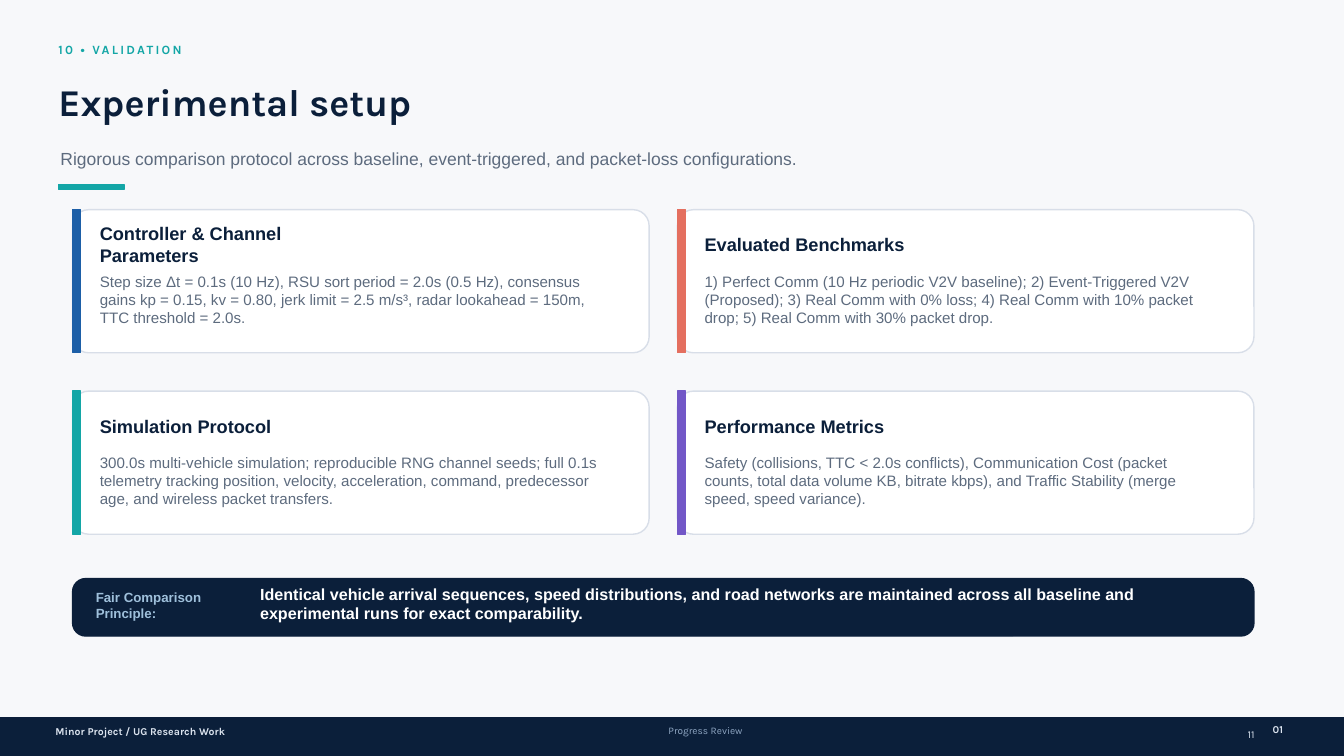
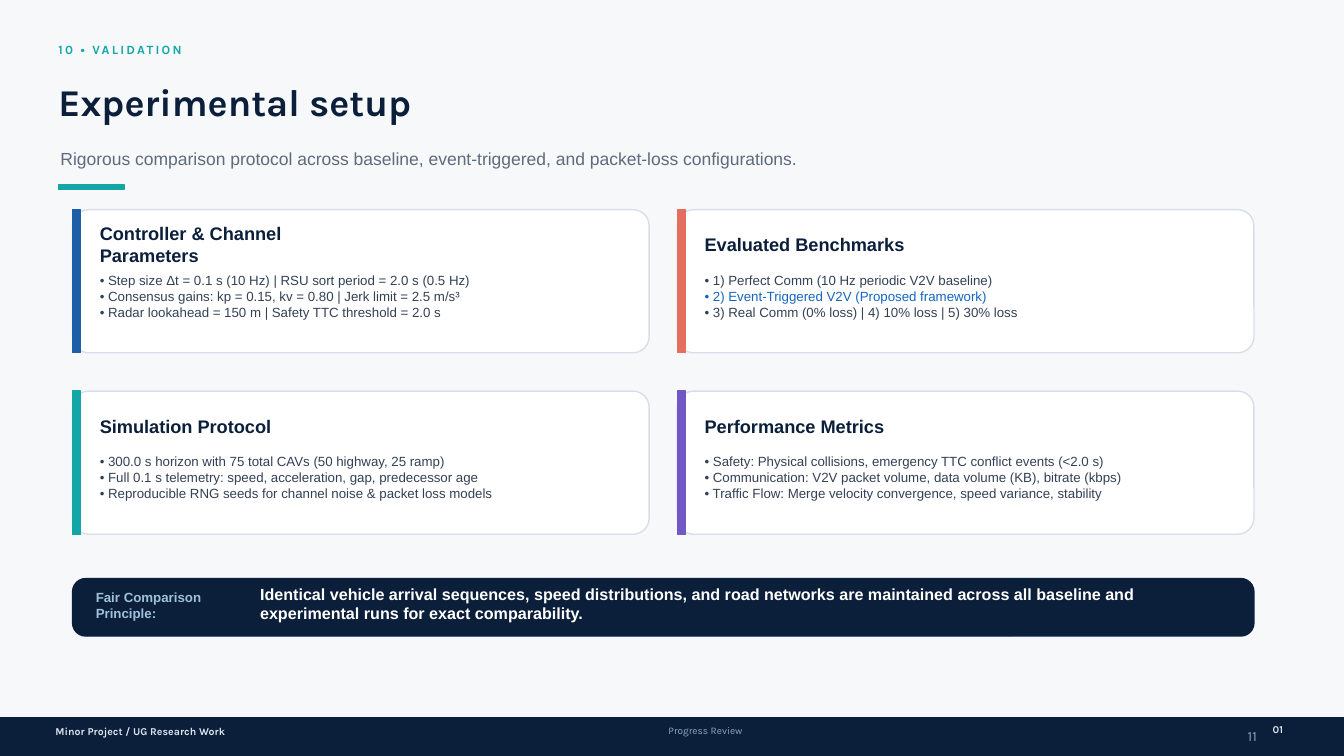
Before and after one commit to swagata025/Rule-based-merging-scenario, a slide deck: slide 11 of Progress_Presentation.pptx. Drawn at 1344x756 pixels with LibreOffice and Linux fonts; fonts in the diff are those of the drawing. Boxes give left, top, right and bottom in pixels: in the first picture for what was removed or moved away, otherwise in the second. Text is boxed around its words. In the diff, an @@ line names an element or a change of style, - is before the commit and + after.

```diff
--- a/Progress_Presentation.pptx
+++ b/Progress_Presentation.pptx
@@ text at bbox=[108, 275, 470, 320]: text changed; size 10.8 to 9.5 pt; text colour #5D6B7E to #334155 @@
-Step size Δt = 0.1s (10 Hz), RSU sort period = 2.0s (0.5 Hz), consensus gains kp = 0.15, kv = 0.80, jerk limit = 2.5 m/s³, radar lookahead = 150m, TTC threshold = 2.0s.
+• Step size Δt = 0.1 s (10 Hz) | RSU sort period = 2.0 s (0.5 Hz)
+• Consensus gains: kp = 0.15, kv = 0.80 | Jerk limit = 2.5 m/s³
+• Radar lookahead = 150 m | Safety TTC threshold = 2.0 s
@@ text at bbox=[713, 275, 1018, 320]: text changed; size 10.8 to 9.5 pt; text colour #5D6B7E to #334155 @@
-1) Perfect Comm (10 Hz periodic V2V baseline); 2) Event-Triggered V2V (Proposed); 3) Real Comm with 0% loss; 4) Real Comm with 10% packet drop; 5) Real Comm with 30% packet drop.
+• 1) Perfect Comm (10 Hz periodic V2V baseline)
+• 2) Event-Triggered V2V (Proposed framework)
+• 3) Real Comm (0% loss) | 4) 10% loss | 5) 30% loss
@@ text at bbox=[108, 456, 492, 501]: text changed; size 10.8 to 9.5 pt; text colour #5D6B7E to #334155 @@
-300.0s multi-vehicle simulation; reproducible RNG channel seeds; full 0.1s telemetry tracking position, velocity, acceleration, command, predecessor age, and wireless packet transfers.
+• 300.0 s horizon with 75 total CAVs (50 highway, 25 ramp)
+• Full 0.1 s telemetry: speed, acceleration, gap, predecessor age
+• Reproducible RNG seeds for channel noise & packet loss models
@@ text at bbox=[713, 456, 1121, 501]: text changed; size 10.8 to 9.5 pt; text colour #5D6B7E to #334155 @@
-Safety (collisions, TTC < 2.0s conflicts), Communication Cost (packet counts, total data volume KB, bitrate kbps), and Traffic Stability (merge speed, speed variance).
+• Safety: Physical collisions, emergency TTC conflict events (<2.0 s)
+• Communication: V2V packet volume, data volume (KB), bitrate (kbps)
+• Traffic Flow: Merge velocity convergence, speed variance, stability
@@ text "11" at bbox=[1248, 732, 1257, 741]: size 7.5 to 10 pt, text colour #DCE4EF to #94A3B8 @@
```
Also in this commit, not shown: 13 other slides changed, 1 slide added, 4 other files.
